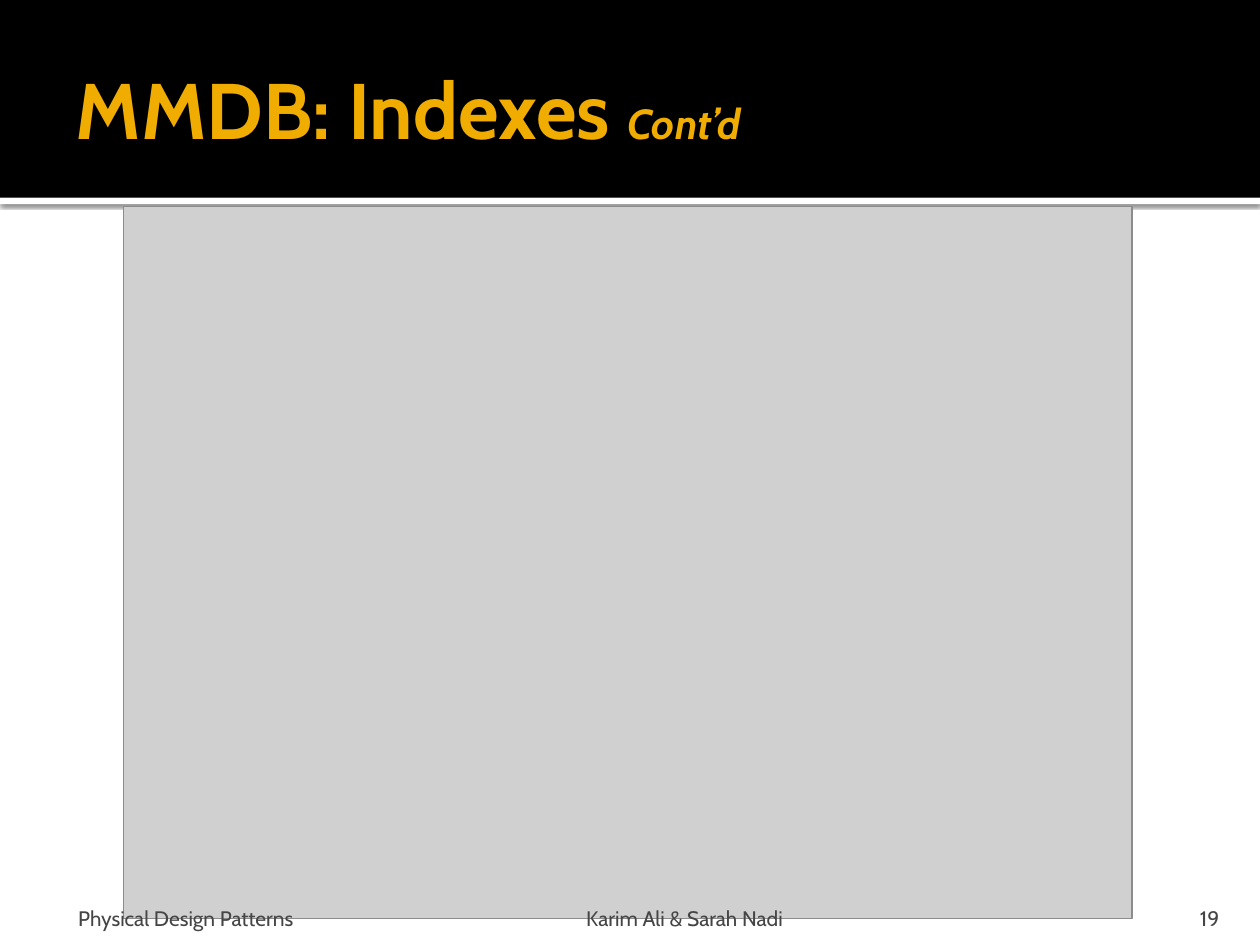
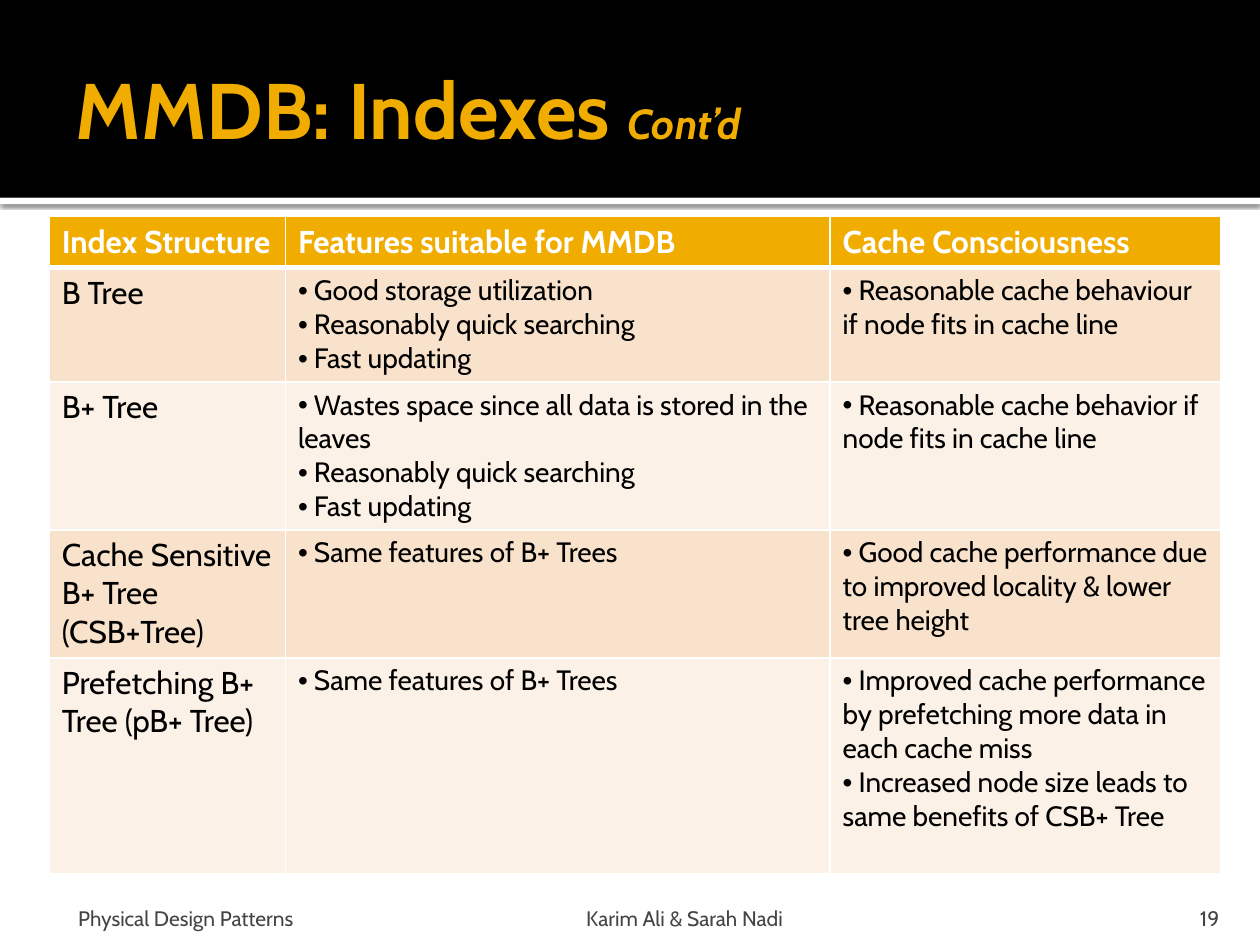
Before and after one commit to snadi/cs848-db, a slide deck: slide 19 of cs848-db/PhysDesignPres.pptx. Drawn at 1260x945 pixels with LibreOffice and Linux fonts; fonts in the diff are those of the drawing; grey boxes stand for pictures. Boxes give left, top, right and bottom in pixels: in the first picture for what was removed or moved away, otherwise in the second. Text is boxed around its words. In the diff, an @@ line names an element or a change of style, - is before the commit and + after.

```diff
--- a/cs848-db/PhysDesignPres.pptx
+++ b/cs848-db/PhysDesignPres.pptx
@@ picture removed at bbox=[123, 207, 1131, 919] @@
@@ table added at bbox=[49, 217, 1221, 868], 5 rows, 3 columns @@
+Index Structure | Features suitable for MMDB | Cache Consciousness
+B Tree | Good storage utilization / Reasonably quick searching / Fast updating | Reasonable cache behaviour if node fits in cache line
+B+ Tree | Wastes space since all data is stored in the leaves / Reasonably quick searching / Fast updating | Reasonable cache behavior if node fits in cache line
+Cache Sensitive B+ Tree (CSB+Tree) | Same features of B+ Trees | Good cache performance due to improved locality & lower tree height
+Prefetching B+ Tree (pB+ Tree) | Same features of B+ Trees | Improved cache performance by prefetching more data in each cache miss / Increased node size leads to same benefits of CSB+ Tree
```
Also in this commit, not shown: 4 other slides changed, 1 slide removed, 2 other files.
